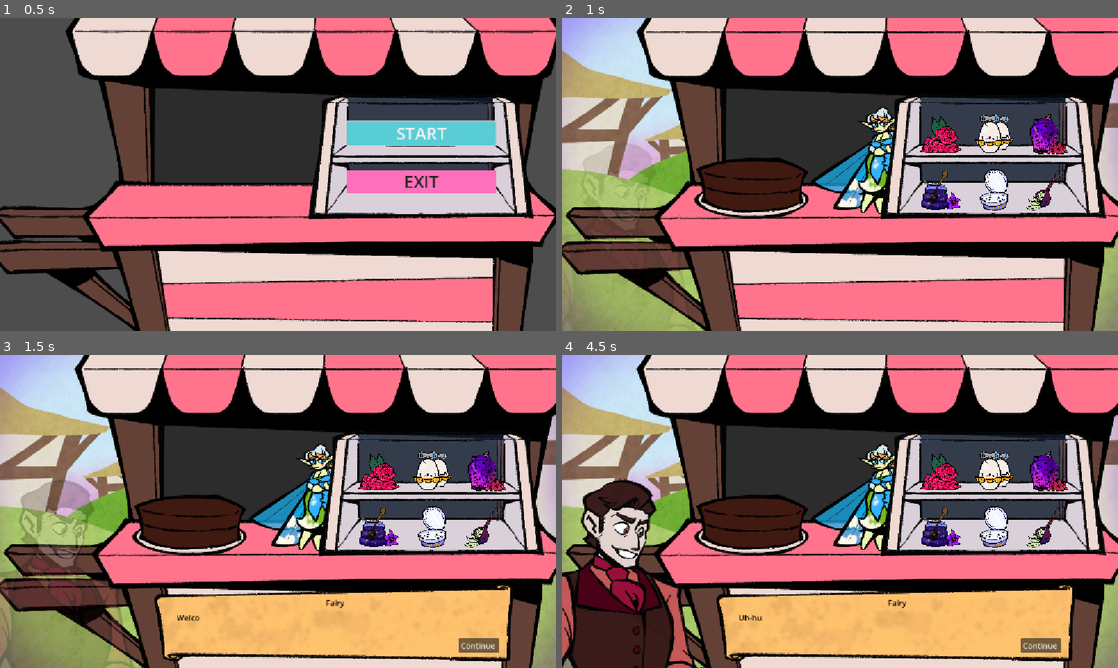
Above: before the commit, frames 1-4 (two rows, left to right).
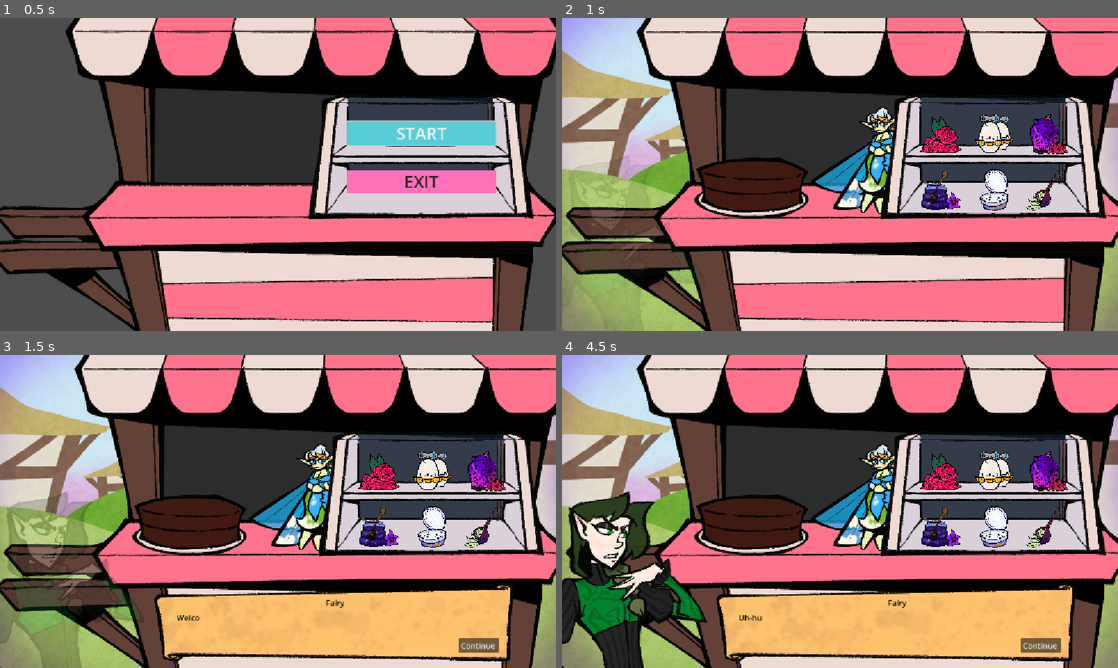
Above: after the commit, the same moments.

Repository: Pufikas/gamejam99
Game: Godot game, scene res://scenes/menu.tscn
The game is run twice, just before and just after one commit, with the same random seed, the same clock (stepped at 60 frames per second) and the same inputs. Sound files missing from this copy of the repository are replaced by a short silence.
Inputs (mouse positions are in pixels of both pictures, inside the frame that each line leads up to):
- Up to frame 1 (0.5 s): no input
- Up to frame 2 (1 s): click "START" at 0.5 s
- Up to frame 3 (1.5 s): tap Enter at 1.25 s; drag from (55, 617) to (333, 442) at 1.27 s
- Up to frame 4 (4.5 s): click "Continue" at 2 s; click "Continue" at 2.75 s; click "Continue" at 3.5 s; tap Space at 4.25 s; drag from (728, 527) to (617, 617) at 4.27 s

Frame 1 is identical in both runs. In frame 2, 0.4% of the frame differs, in the area x 3-21%, y 49-77%; in frame 3, 5.6%; in frame 4, 9.8%, in the area x 0-27%, y 39-100%.

Commit message:
init end screen:

Diff:
--- a/components/customer.tscn
+++ b/components/customer.tscn
@@ -1,7 +1,6 @@
 [gd_scene format=3 uid="uid://cvxptm2lddksj"]
 
 [ext_resource type="Script" uid="uid://t415cnydfqy2" path="res://scripts/customer.gd" id="1_xss0h"]
-[ext_resource type="Texture2D" uid="uid://c7xw272xf1odr" path="res://icon.svg" id="2_8qg4y"]
 
 [sub_resource type="CapsuleShape2D" id="CapsuleShape2D_s0e7h"]
 radius = 14.1723385
@@ -11,7 +10,6 @@
 script = ExtResource("1_xss0h")
 
 [node name="Sprite2D" type="Sprite2D" parent="." unique_id=2000638084]
-texture = ExtResource("2_8qg4y")
 
 [node name="Area2D" type="Area2D" parent="." unique_id=2011451251]
 
--- a/components/dialogue_panel.tscn
+++ b/components/dialogue_panel.tscn
@@ -39,7 +39,7 @@
 grow_vertical = 2
 theme_override_colors/default_color = Color(0, 0, 0, 1)
 text = "Absolutely not. I’ll make something to improve your appeal, not disable her judgment. Though I appreciate the latter would be easier."
-autowrap_mode = 1
+autowrap_mode = 2
 metadata/_edit_use_anchors_ = true
 
 [node name="Continue" type="Button" parent="TextureRect" unique_id=1544782088]
--- a/project.godot
+++ b/project.godot
@@ -10,9 +10,10 @@
 
 [application]
 
-config/name="gamejam99"
+config/name="Eat Your Feelings"
 run/main_scene="uid://n8dj51jq1wjw"
 config/features=PackedStringArray("4.7", "Forward Plus")
+config/icon="uid://cfet082saxsrw"
 
 [audio]
 
--- a/scenes/audio_manager.tscn
+++ b/scenes/audio_manager.tscn
@@ -12,8 +12,6 @@
 [node name="MusicPlayer" type="AudioStreamPlayer" parent="." unique_id=520240332]
 stream = ExtResource("3_njtn3")
 volume_db = -0.882
-bus = &"Music"
 
 [node name="SFXPlayer" type="AudioStreamPlayer" parent="." unique_id=1504340736]
 volume_db = -32.173
-bus = &"SFX"
--- a/scenes/bakery.tscn
+++ b/scenes/bakery.tscn
@@ -21,7 +21,7 @@
 [node name="Bakery" type="Node2D" unique_id=1580627570]
 script = ExtResource("1_lcg4g")
 customer_scene = ExtResource("3_d2ae8")
-customer_list = Array[ExtResource("3_20d28")]([ExtResource("4_s1llo"), ExtResource("6_0pi5m"), ExtResource("5_1wtg2"), ExtResource("4_s1llo"), ExtResource("6_0pi5m"), ExtResource("6_0pi5m"), ExtResource("5_1wtg2")])
+customer_list = Array[ExtResource("3_20d28")]([ExtResource("5_1wtg2"), ExtResource("6_0pi5m"), ExtResource("5_1wtg2"), ExtResource("4_s1llo"), ExtResource("6_0pi5m"), ExtResource("6_0pi5m"), ExtResource("5_1wtg2")])
 
 [node name="TextureRect" type="TextureRect" parent="." unique_id=1388327704]
 anchors_preset = 8
--- /dev/null
+++ b/scenes/end_screen.tscn
@@ -0,0 +1,50 @@
+[gd_scene format=3 uid="uid://bdafcbby1eox7"]
+
+[ext_resource type="Script" uid="uid://dlavaexqk8ecs" path="res://scripts/end_screen.gd" id="1_6e1uj"]
+[ext_resource type="Texture2D" uid="uid://cfet082saxsrw" path="res://icon.png" id="2_jc7ji"]
+
+[sub_resource type="StyleBoxFlat" id="StyleBoxFlat_87vmq"]
+bg_color = Color(0.73414713, 1.4487356e-05, 0.4808668, 1)
+
+[sub_resource type="StyleBoxFlat" id="StyleBoxFlat_g44xs"]
+bg_color = Color(0.9647059, 0.4117647, 0.7372549, 1)
+
+[node name="EndScreen" type="Control" unique_id=1752836327]
+layout_mode = 3
+anchors_preset = 15
+anchor_right = 1.0
+anchor_bottom = 1.0
+grow_horizontal = 2
+grow_vertical = 2
+script = ExtResource("1_6e1uj")
+
+[node name="Label" type="Label" parent="." unique_id=825391030]
+layout_mode = 0
+offset_left = 466.0
+offset_top = 337.0
+offset_right = 598.0
+offset_bottom = 382.0
+theme_override_font_sizes/font_size = 32
+text = "The End!"
+
+[node name="Logo" type="TextureRect" parent="." unique_id=350063939]
+layout_mode = 0
+offset_left = 213.0
+offset_top = 2.0
+offset_right = 897.0
+offset_bottom = 309.0
+texture = ExtResource("2_jc7ji")
+
+[node name="Exit" type="Button" parent="." unique_id=321402188]
+layout_mode = 0
+offset_left = 491.0
+offset_top = 447.0
+offset_right = 571.0
+offset_bottom = 504.0
+theme_override_colors/font_color = Color(0.875, 0.875, 0.875, 1)
+theme_override_font_sizes/font_size = 35
+theme_override_styles/pressed = SubResource("StyleBoxFlat_87vmq")
+theme_override_styles/hover = SubResource("StyleBoxFlat_g44xs")
+text = "EXIT"
+
+[connection signal="pressed" from="Exit" to="." method="_on_exit_pressed"]
--- a/scripts/audio_manager.gd
+++ b/scripts/audio_manager.gd
@@ -9,7 +9,7 @@
 
 func _ready() -> void:
 	music_player.finished.connect(_on_music_finished)
-	music_player.volume_db = -40.0
+	music_player.volume_db = -30.0
 	sfx_player.volume_db = -20.0
 
 func _on_music_finished() -> void:
--- /dev/null
+++ b/scripts/end_screen.gd
@@ -0,0 +1,5 @@
+extends Control
+
+
+func _on_exit_pressed() -> void:
+	get_tree().quit()
--- a/scripts/recipe_book.gd
+++ b/scripts/recipe_book.gd
@@ -9,10 +9,10 @@
 		"correct_customer_id": 0
 	},
 	"candied_rose|onion": {
-		"correct_customer_id": 1
+		"correct_customer_id": 0
 	},
 	"clockwork_egg|onion": {
-		"correct_customer_id": 2
+		"correct_customer_id": 1
 	},
 	"fruitful_filling|onion": {
 		"correct_customer_id": 0
@@ -22,20 +22,20 @@
 		"correct_customer_id": 0
 	},
 	"candied_rose|mirror_glaze": {
-		"correct_customer_id": 4
+		"correct_customer_id": 3
 	},
 	"clockwork_egg|mirror_glaze": {
 		"correct_customer_id": 0
 	},
 	"fruitful_filling|mirror_glaze": {
-		"correct_customer_id": 5
+		"correct_customer_id": 4
 	},
 
 	"candied_rose|midnight_honey": {
-		"correct_customer_id": 7
+		"correct_customer_id": 6
 	},
 	"clockwork_egg|midnight_honey": {
-		"correct_customer_id": 3
+		"correct_customer_id": 2
 	},
 	"fruitful_filling|midnight_honey": {
 		"correct_customer_id": 0
@@ -49,6 +49,6 @@
 		"correct_customer_id": 0
 	},
 	"clockwork_egg|fruitful_filling": {
-		"correct_customer_id": 6
+		"correct_customer_id": 5
 	}
 }
Not shown, added: scripts/end_screen.gd.uid
